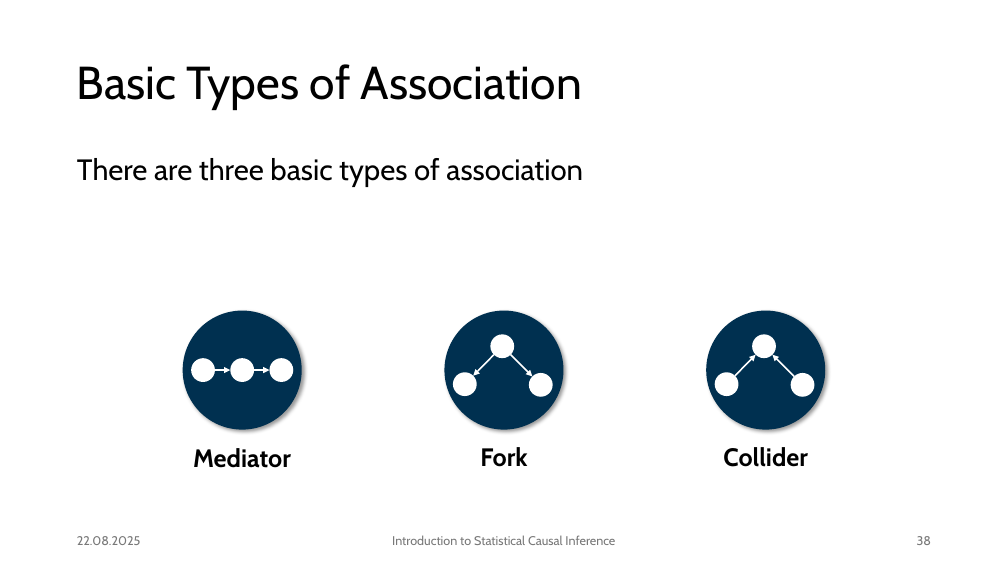
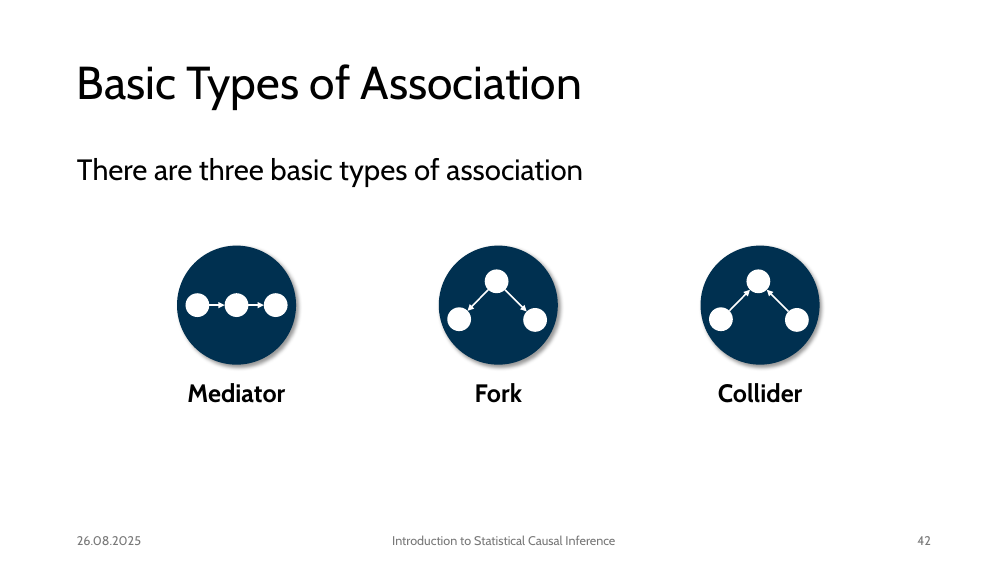
Before and after one commit to JulianFrattini/bda4sci, a slide deck: slide 42 of version2/slides/intro-sci.pptx (slide 38 before the commit). Drawn at 1008x567 pixels with LibreOffice and Linux fonts; fonts in the diff are those of the drawing; background and template pictures are left out. Boxes give left, top, right and bottom in pixels: in the first picture for what was removed or moved away, otherwise in the second. Text is boxed around its words. In the diff, an @@ line names an element or a change of style, - is before the commit and + after.

```diff
--- a/version2/slides/intro-sci.pptx
+++ b/version2/slides/intro-sci.pptx
@@ 12 ellipses, 6 arrows, 3 texts: place and size @@
-12 ellipses, 6 arrows, 3 texts at (183,311,825,468)
+12 ellipses, 6 arrows, 3 texts at (177,246,820,403)
@@ text at (77,536,141,545): text changed @@
-22.08.2025
+26.08.2025
@@ page number at (917,536,931,545): text changed @@
-38
+42
```
Also in this commit, not shown: 51 other slides changed, 12 slides added, 4 slides removed, 2 other files.
